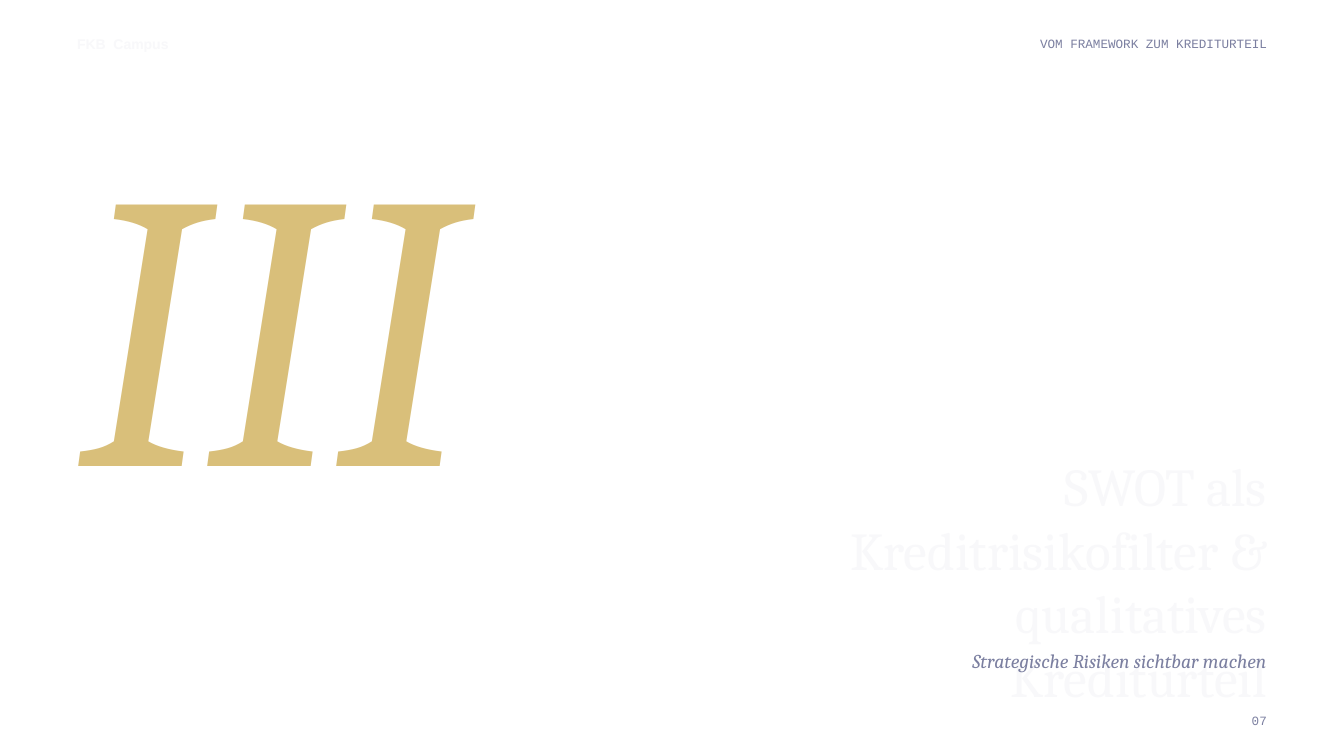
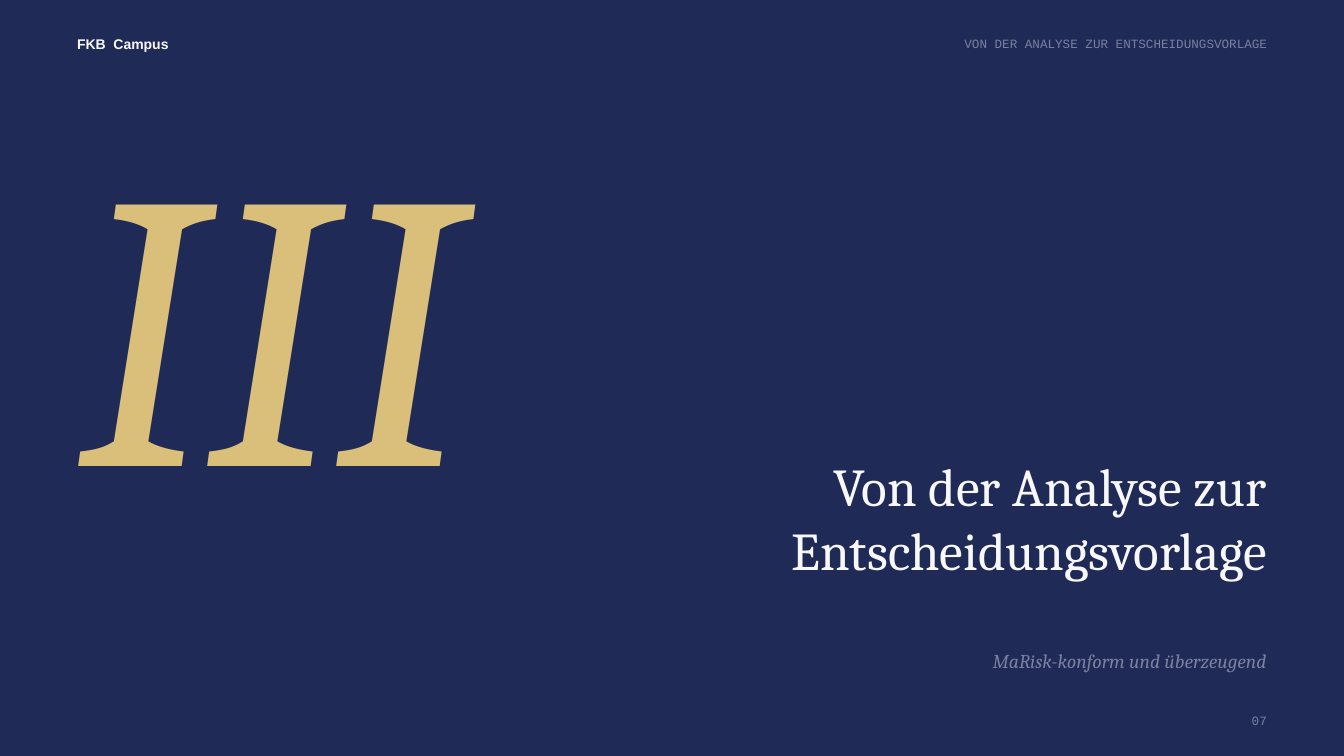
Before and after one commit to ck5rqc47pr-byte/firmenkundenakademie-online, a slide deck: slide 7 of public/downloads/praesentation/M22.pptx. Drawn at 1344x756 pixels with LibreOffice and Linux fonts; fonts in the diff are those of the drawing. Boxes give left, top, right and bottom in pixels: in the first picture for what was removed or moved away, otherwise in the second. Text is boxed around its words. In the diff, an @@ line names an element or a change of style, - is before the commit and + after.

```diff
--- a/public/downloads/praesentation/M22.pptx
+++ b/public/downloads/praesentation/M22.pptx
@@ background #FFFFFF to #1F2B56 @@
@@ text added at box(77, 39, 168, 52), 10 pt, text #F8F8FA, bold @@
+FKB Campus
@@ text at box(964, 40, 1267, 48): text changed @@
-VOM FRAMEWORK ZUM KREDITURTEIL
+VON DER ANALYSE ZUR ENTSCHEIDUNGSVORLAGE
@@ text at box(791, 469, 1267, 581): text changed @@
-SWOT als Kreditrisikofilter & qualitatives Krediturteil
+Von der Analyse zur Entscheidungsvorlage
@@ text at box(993, 654, 1266, 672): text changed @@
-Strategische Risiken sichtbar machen
+MaRisk-konform und überzeugend
```
Also in this commit, not shown: 8 other slides changed, 3 slides added, 3 slides removed.
